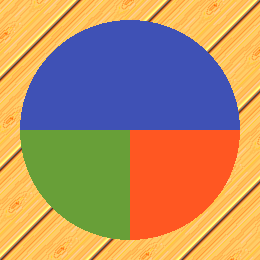
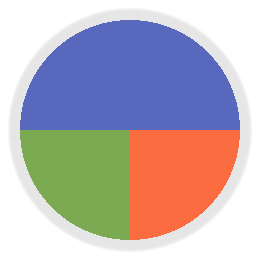
Layer changes from the first 260 x 260 image to the second:
"Logo": opacity 100% → 85% over (20, 20, 240, 240)
renamed "Wood panel" to "Halo", opacity 100% → 80%, painted on it over (0, 0, 260, 260)
